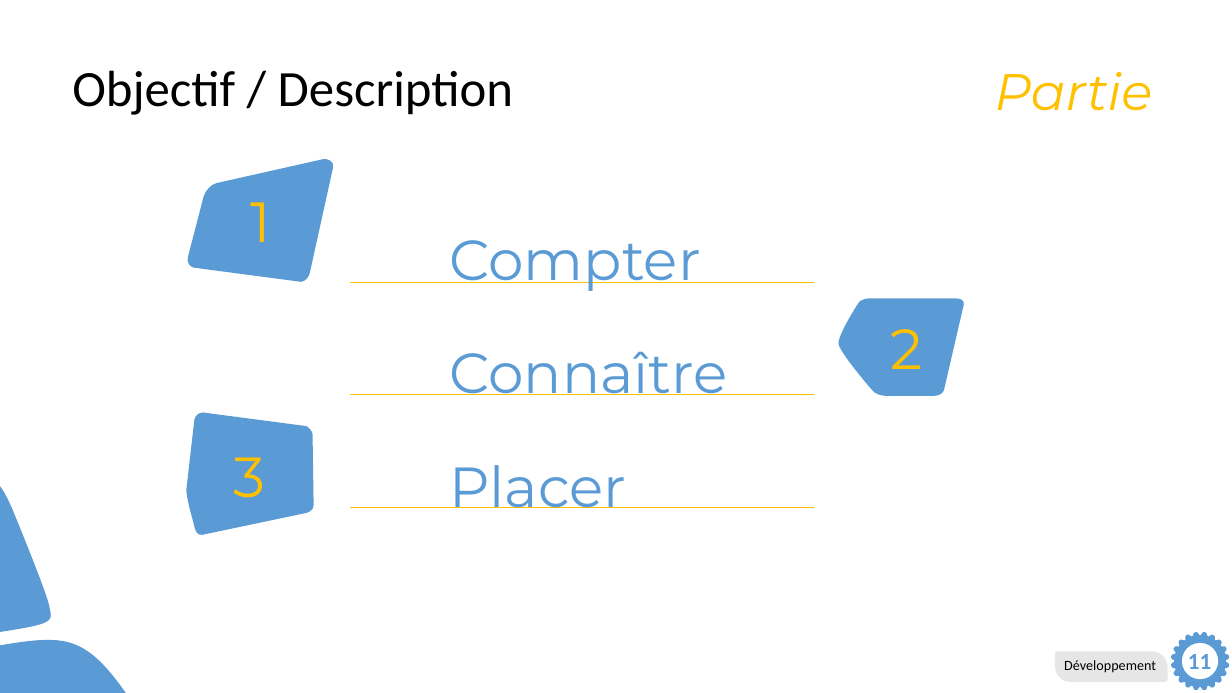
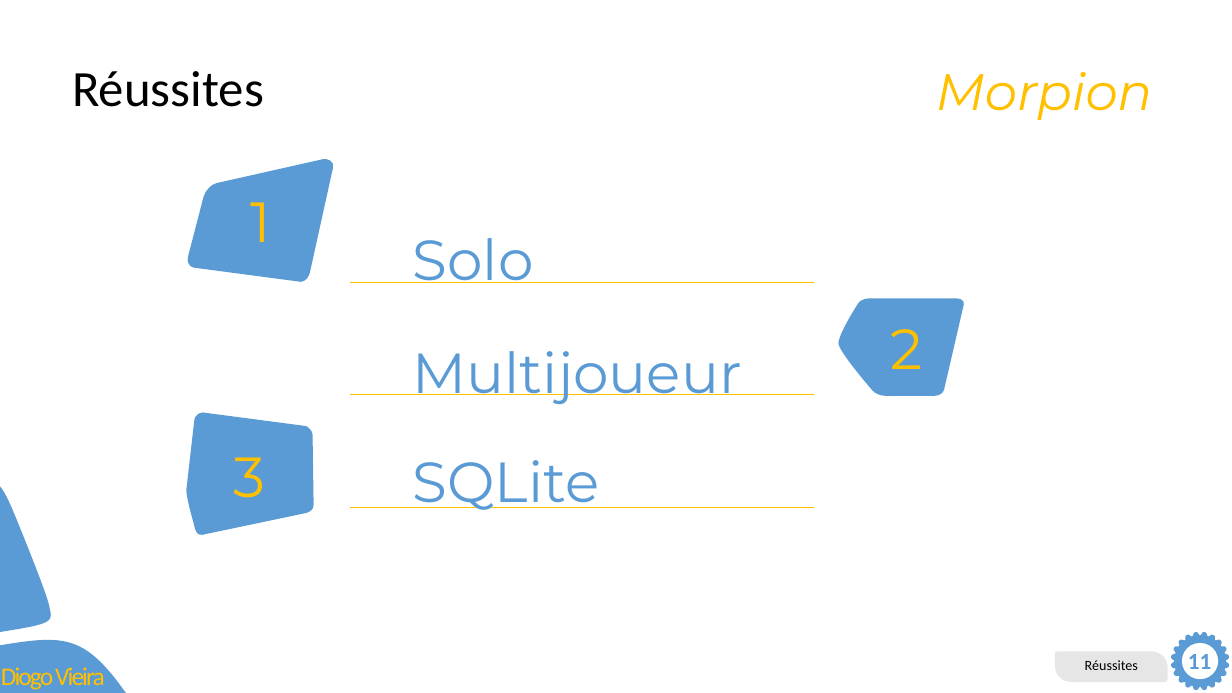
Before and after one commit to DiogoVieiraFerreira/Morpion_Pre-TPI, a slide deck: slide 6 of Dev/Présentation.pptm (slide 5 before the commit). Drawn at 1232x693 pixels with LibreOffice and Linux fonts; fonts in the diff are those of the drawing. Boxes give left, top, right and bottom in pixels: in the first picture for what was removed or moved away, otherwise in the second. Text is boxed around its words. In the diff, an @@ line names an element or a change of style, - is before the commit and + after.

Commit message:
ppt

```diff
--- a/Dev/Présentation.pptm
+++ b/Dev/Présentation.pptm
@@ title at box(72, 71, 264, 107): text changed @@
-Objectif / Description
+Réussites
@@ text at box(936, 72, 1153, 120): text changed @@
-Partie
+Morpion
@@ text at box(413, 238, 534, 283): text changed @@
-Compter
+Solo
@@ text at box(413, 351, 742, 404): text changed @@
-Connaître
+Multijoueur
@@ text at box(413, 460, 599, 510): text changed @@
-Placer
+SQLite
@@ text added at box(1, 665, 105, 690), 19.8 pt, text #FFC000 @@
+Diogo Vieira
@@ text in freeform shape at box(1085, 660, 1138, 670): text changed @@
-Développement
+Réussites
```
Also in this commit, not shown: 4 other slides changed, 2 slides added, 1 slide removed.
